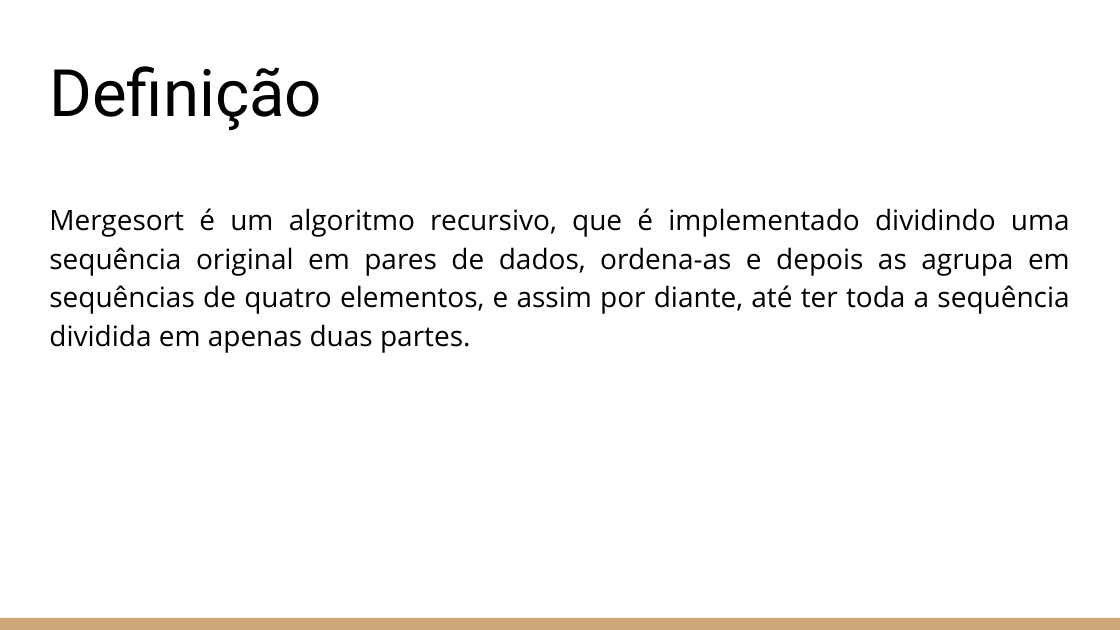
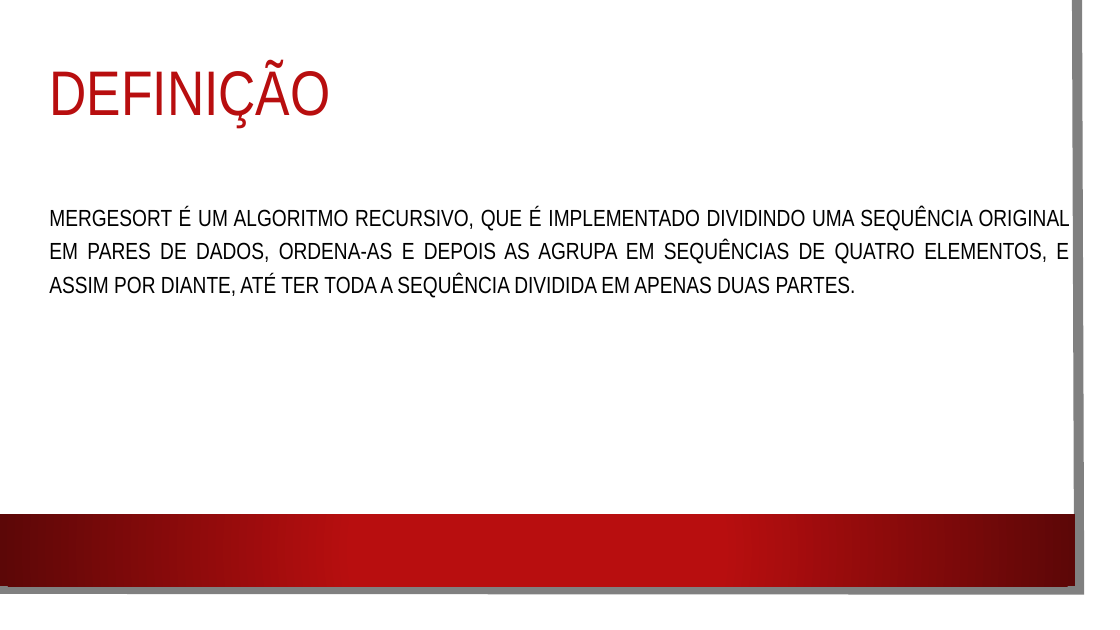
Before and after one commit to gujahlive/Aulas-C, a slide deck: slide 4 of TRABALHOS/MERGE SORT/Algoritmos de ordenação.pptx. Drawn at 1120x630 pixels with LibreOffice and Linux fonts; fonts in the diff are those of the drawing; background and template pictures are left out. Boxes give left, top, right and bottom in pixels: in the first picture for what was removed or moved away, otherwise in the second. Text is boxed around its words. In the diff, an @@ line names an element or a change of style, - is before the commit and + after.

```diff
--- a/TRABALHOS/MERGE SORT/Algoritmos de ordenação.pptx
+++ b/TRABALHOS/MERGE SORT/Algoritmos de ordenação.pptx
@@ rectangle added at <box>0,0,1101,610</box>, fill #FFFFFF @@
@@ freeform shape added at <box>0,0,1080,590</box>, outline #808080 6.5 pt @@
@@ title at <box>49,65,330,127</box>: text changed; size 42 to 40.5 pt; font Roboto to Arial Narrow; text colour #000000 to #B80E0F @@
-Definição
+DEFINIÇÃO
@@ text at <box>49,207,1070,298</box>: text changed; size 18 to 15 pt; font Open Sans to Arial Narrow @@
-Mergesort é um algoritmo recursivo, que é implementado dividindo uma sequência original em pares de dados, ordena-as e depois as agrupa em sequências de quatro elementos, e assim por diante, até ter toda a sequência dividida em apenas duas partes.
+MERGESORT É UM ALGORITMO RECURSIVO, QUE É IMPLEMENTADO DIVIDINDO UMA SEQUÊNCIA ORIGINAL EM PARES DE DADOS, ORDENA-AS E DEPOIS AS AGRUPA EM SEQUÊNCIAS DE QUATRO ELEMENTOS, E ASSIM POR DIANTE, ATÉ TER TODA A SEQUÊNCIA DIVIDIDA EM APENAS DUAS PARTES.
@@ rectangle: place and size @@
-rectangle at <box>0,618,1120,630</box>
+rectangle at <box>0,514,1075,586</box>
@@ rectangle at <box>0,514,1075,586</box>: fill #CCA677 to gradient #B80E0F to #5C0707 @@
```
Also in this commit, not shown: 19 other slides changed, 6 other files.
